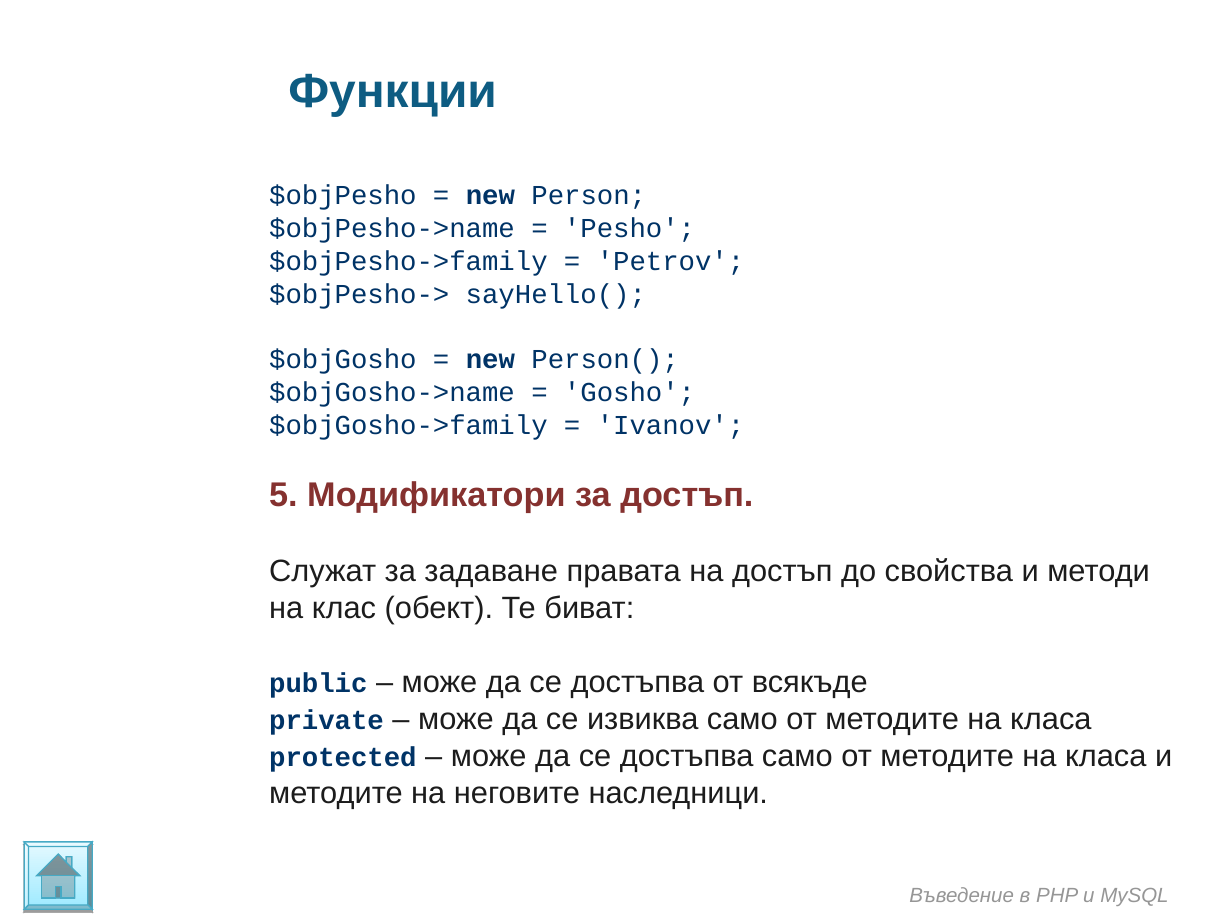
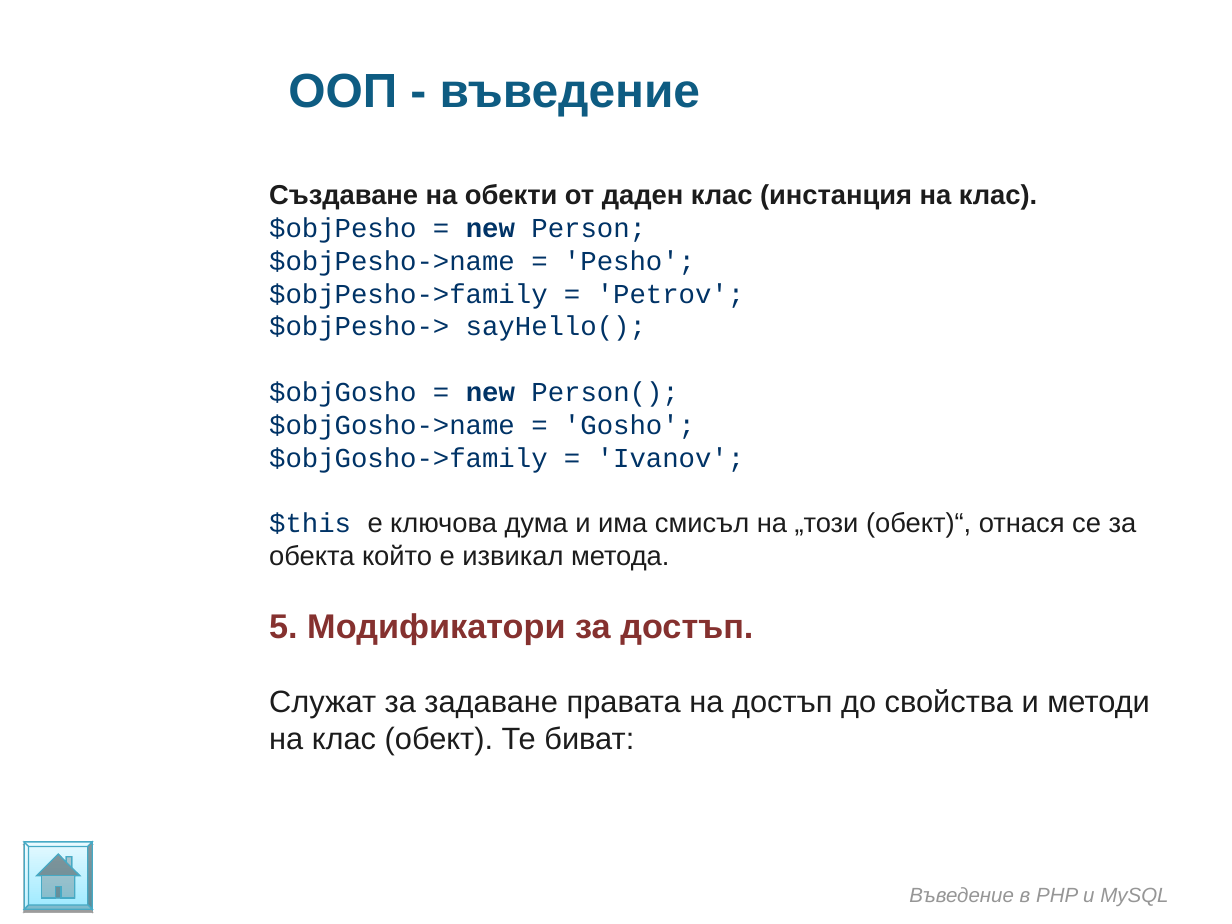
Before and after one commit to ivanstoynov/php-learning, a slide deck: slide 8 of Materials/PHP/Introduction in OOP.ppt. Drawn at 1232x924 pixels with LibreOffice and Linux fonts; fonts in the diff are those of the drawing; background and template pictures are left out. Boxes give left, top, right and bottom in pixels: in the first picture for what was removed or moved away, otherwise in the second. Text is boxed around its words. In the diff, an @@ line names an element or a change of style, - is before the commit and + after.

```diff
--- a/Materials/PHP/Introduction in OOP.ppt
+++ b/Materials/PHP/Introduction in OOP.ppt
@@ text at <box>288,73,700,116</box>: text changed @@
-Функции
+ООП - въведение
@@ text at <box>269,184,1137,644</box>: text changed @@
-$objPesho = new Person;
-$objPesho->name = 'Pesho';
-$objPesho->family = 'Petrov';
-$objPesho-> sayHello();
-$objGosho = new Person();
-$objGosho->name = 'Gosho';
-$objGosho->family = 'Ivanov';
-5. Модификатори за достъп.
+Създаване на обекти от даден клас (инстанция на клас).
+$objPesho = new Person;
+$objPesho->name = 'Pesho';
+$objPesho->family = 'Petrov';
+$objPesho-> sayHello();
+$objGosho = new Person();
+$objGosho->name = 'Gosho';
+$objGosho->family = 'Ivanov';
+$this е ключова дума и има смисъл на „този (обект)“, отнася се за обекта който е извикал метода.
+5. Модификатори за достъп.
@@ text at <box>269,673,1172,808</box>: paragraph removed @@
-public – може да се достъпва от всякъде
-private – може да се извиква само от методите на класа
-protected – може да се достъпва само от методите на класа и методите на неговите наследници.
```
Also in this commit, not shown: 9 other slides changed, 7 slides added.
